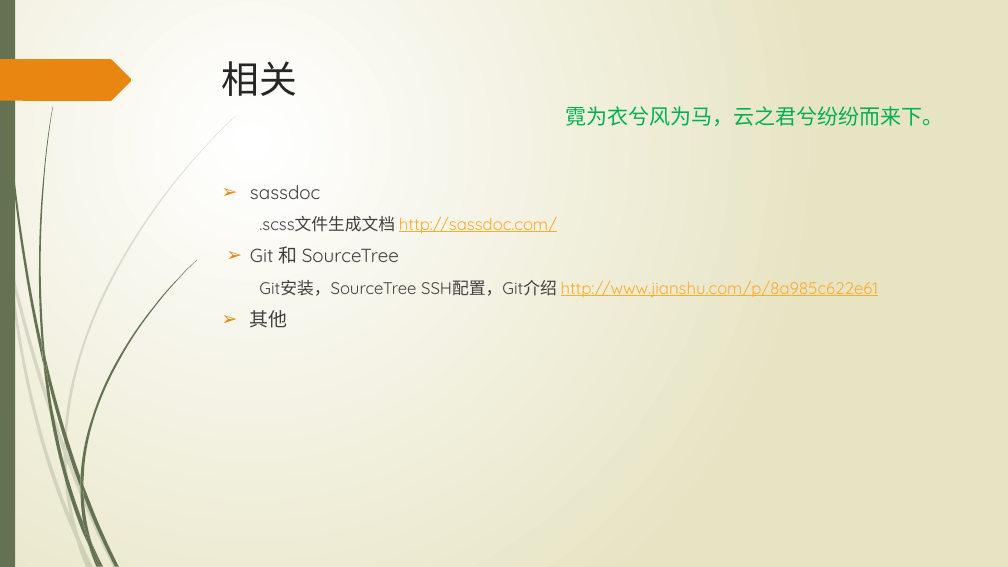
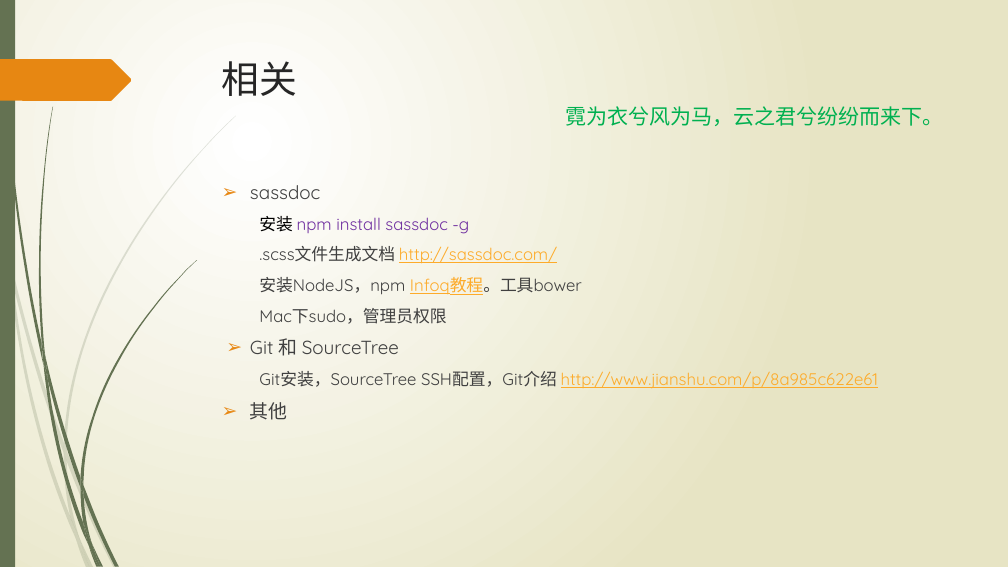
Before and after one commit to wangweihui/sassdemo, a slide deck: slide 10 of SASS愈行愈远.pptx. Drawn at 1008x567 pixels with LibreOffice and Linux fonts; fonts in the diff are those of the drawing. Boxes give left, top, right and bottom in pixels: in the first picture for what was removed or moved away, otherwise in the second. Text is boxed around its words. In the diff, an @@ line names an element or a change of style, - is before the commit and + after.

```diff
--- a/SASS愈行愈远.pptx
+++ b/SASS愈行愈远.pptx
@@ text at bbox=[259, 216, 469, 234]: paragraph added @@
+  安装 npm install sassdoc -g
@@ text at bbox=[259, 277, 582, 324]: paragraphs added @@
+  安装NodeJS，npm Infoq教程。工具bower
+  Mac下sudo，管理员权限
```
